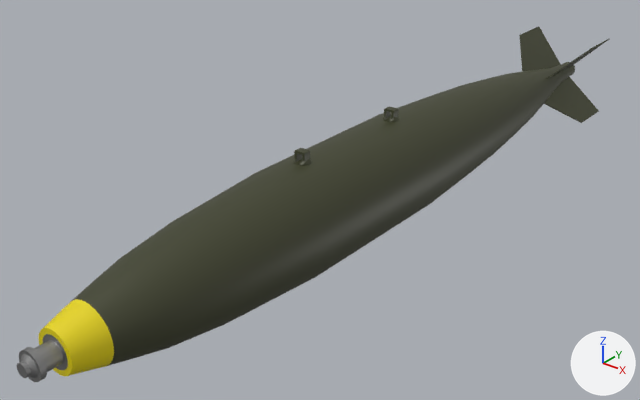
The Blender file Assets/Models/mk82.blend: old version first, new version second.
Rendered twice from a 50 mm camera at (1.18, -1.77, 0.93) aimed at (-0.11, -0.15, -0.07). The lights are fixed; the arrows at lower right show +X, +Y and +Z.
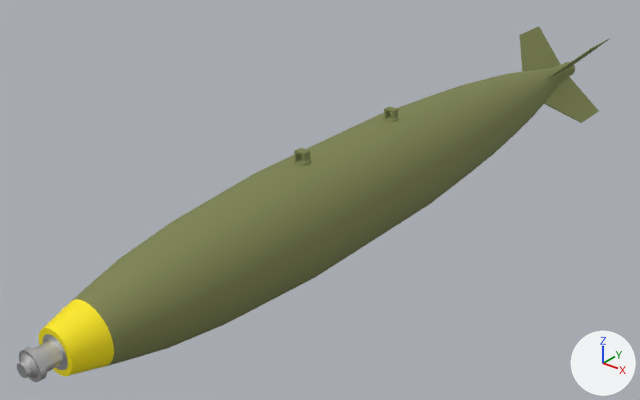
Pixel boxes (x1, y1, x2, y2) of what changed, in the pictures (640 x 400 px):
'Cylinder', recoloured: (17, 26, 609, 382) in both

Patch to the scene script:
```diff
--- a/Assets/Models/mk82.blend.py
+++ b/Assets/Models/mk82.blend.py
@@ mat_material_001 @@
 mat_material_001 = principled_material('Material.001')
-mat_material_001.base_color = (0.0497, 0.0545, 0.0232)  # dark yellow #3f422a
+mat_material_001.base_color = (0.223, 0.246, 0.0953)  # yellow #828857
@@ mat_material_003 @@
 mat_material_003 = principled_material('Material.003')
-mat_material_003.base_color = (0.376, 0.376, 0.376)  # grey #a5a5a5
+mat_material_003.base_color = (0.711, 0.711, 0.711)  # light grey #dbdbdb
 mat_material_003.metallic = 1.0
```
